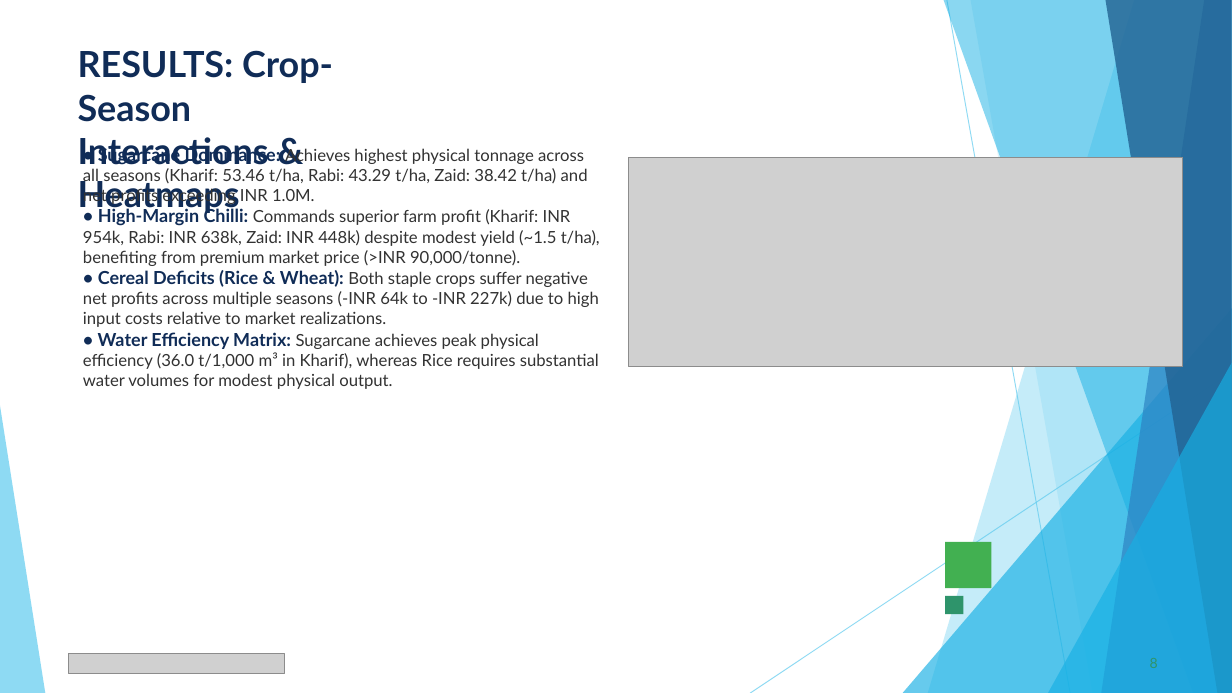
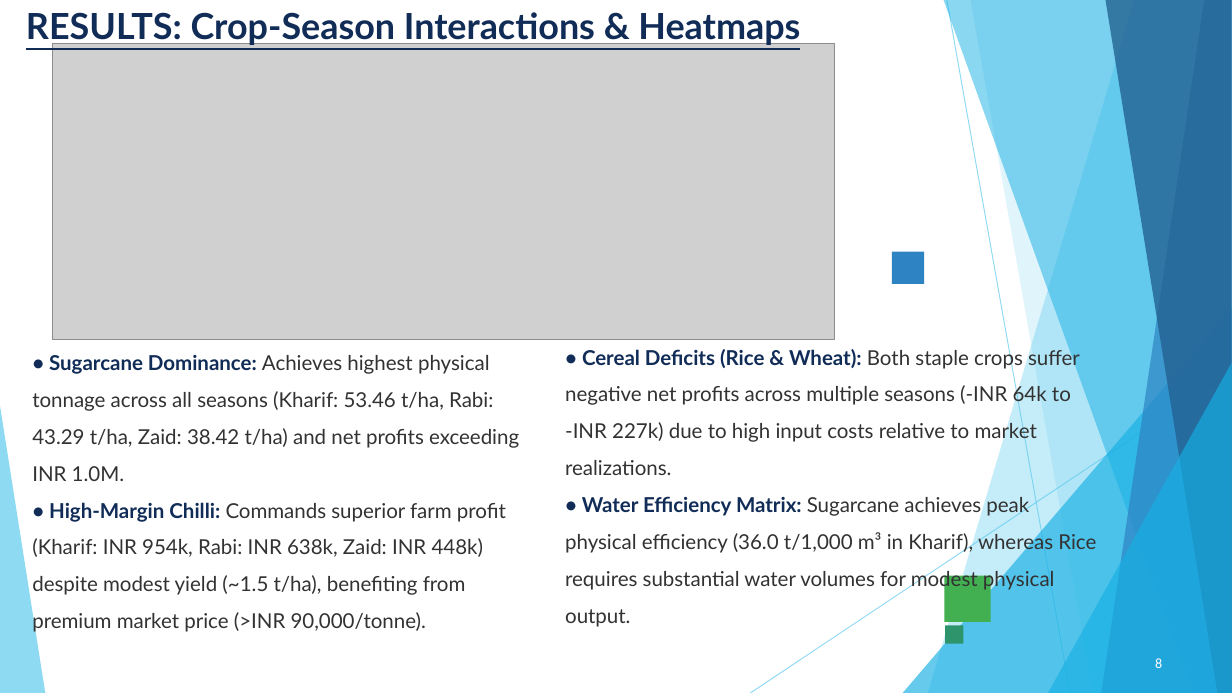
Before and after one commit to chourasiavinit9-dev/Seasonal_Major_project, a slide deck: slide 8 of VOIS_Major_Project_PPT_Submission_Template.pptx. Drawn at 1232x693 pixels with LibreOffice and Linux fonts; fonts in the diff are those of the drawing; grey boxes stand for pictures. Boxes give left, top, right and bottom in pixels: in the first picture for what was removed or moved away, otherwise in the second. Text is boxed around its words. In the diff, an @@ line names an element or a change of style, - is before the commit and + after.

```diff
--- a/VOIS_Major_Project_PPT_Submission_Template.pptx
+++ b/VOIS_Major_Project_PPT_Submission_Template.pptx
@@ title "RESULTS: Crop-Season Interactions & Heatmaps": place and size @@
-title "RESULTS: Crop-Season Interactions & Heatmaps" at box(78, 50, 333, 214)
+title "RESULTS: Crop-Season Interactions & Heatmaps" at box(26, 12, 800, 46)
@@ title "RESULTS: Crop-Season Interactions & Heatmaps" at box(26, 12, 800, 46): underline on @@
@@ freeform shape at box(1105, 0, 1232, 693): fill #226292 at 80% opacity to #236292 at 80% opacity @@
@@ picture: place and size @@
-picture at box(628, 157, 1183, 367)
+picture at box(53, 43, 836, 339)
@@ rectangle added at box(892, 251, 924, 284), fill #2E83C3 @@
@@ text at box(83, 270, 599, 389): paragraphs removed @@
-• Cereal Deficits (Rice & Wheat): Both staple crops suffer negative net profits across multiple seasons (-INR 64k to -INR 227k) due to high input costs relative to market realizations.
-• Water Efficiency Matrix: Sugarcane achieves peak physical efficiency (36.0 t/1,000 m³ in Kharif), whereas Rice requires substantial water volumes for modest physical output.
@@ triangle removed at box(903, 308, 1232, 693) @@
@@ freeform shape added at box(903, 308, 1232, 693), fill #17B0E4 at 66% opacity @@
@@ text "• Sugarcane Dominance: Achieves highest ...": place and size @@
-text "• Sugarcane Dominance: Achieves highest ..." at box(83, 145, 600, 389)
+text "• Sugarcane Dominance: Achieves highest ..." at box(32, 355, 519, 634)
@@ text "• Sugarcane Dominance: Achieves highest ..." at box(32, 355, 519, 634): size 14 to 16 pt in "• Sugarcane Dominance:", "• High-Margin Chilli:"; size 13 to 16 pt in "Achieves highest physical tonnage across all seasons ...", "Commands superior farm profit (Kharif: INR 954k, ..."; line spacing 1 to 1.5 @@
@@ text added at box(565, 347, 1096, 627), 16 pt, text #323232 @@
+• Cereal Deficits (Rice & Wheat): Both staple crops suffer negative net profits across multiple seasons (-INR 64k to -INR 227k) due to high input costs relative to market realizations.
+• Water Efficiency Matrix: Sugarcane achieves peak physical efficiency (36.0 t/1,000 m³ in Kharif), whereas Rice requires substantial water volumes for modest physical output.
@@ triangle removed at box(1048, 363, 1232, 693) @@
@@ freeform shape added at box(1048, 363, 1232, 693), fill #17B0E4 at 66% opacity @@
@@ triangle removed at box(0, 406, 45, 693) @@
@@ freeform shape added at box(0, 406, 45, 693), fill #5FCBEF at 70% opacity @@
@@ rectangle: place and size @@
-rectangle at box(945, 543, 992, 589)
+rectangle at box(945, 576, 991, 622)
@@ rectangle: place and size @@
-rectangle at box(945, 596, 964, 615)
+rectangle at box(945, 626, 964, 644)
@@ picture removed at box(68, 654, 285, 674) @@
@@ page number removed at box(1150, 658, 1158, 668) @@
-8
@@ page number added at box(1155, 658, 1162, 668), 11 pt, text #FFFFFF @@
+8
```
Also in this commit, not shown: 13 other slides changed, 1 other file.
